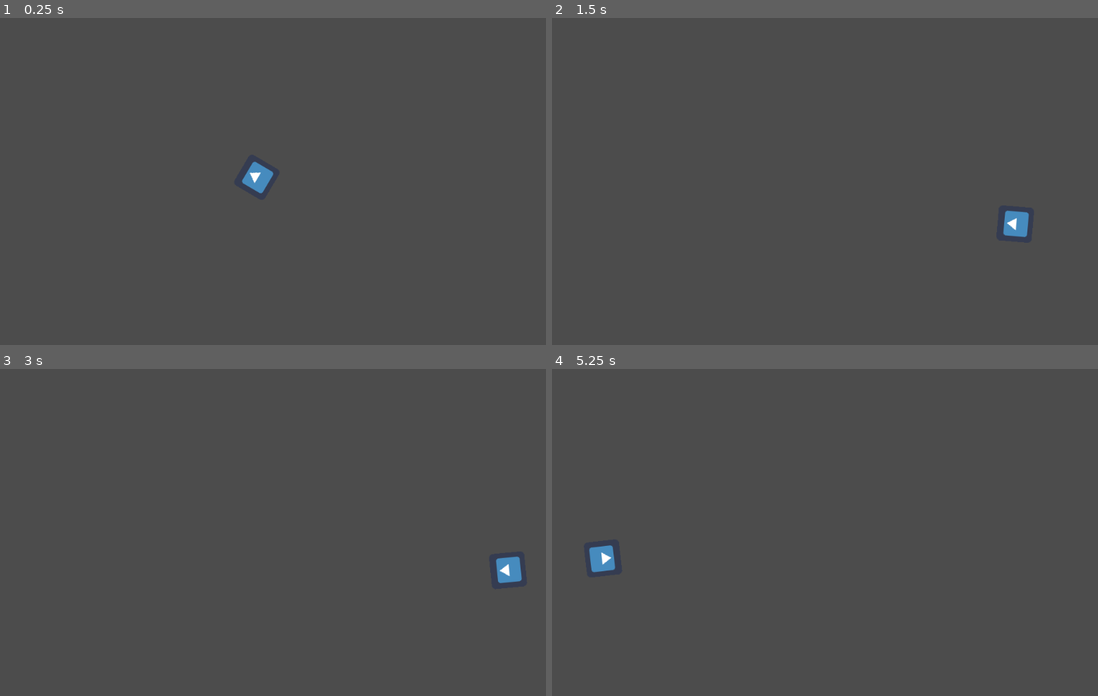
Above: before the commit, frames 1-4 (two rows, left to right).
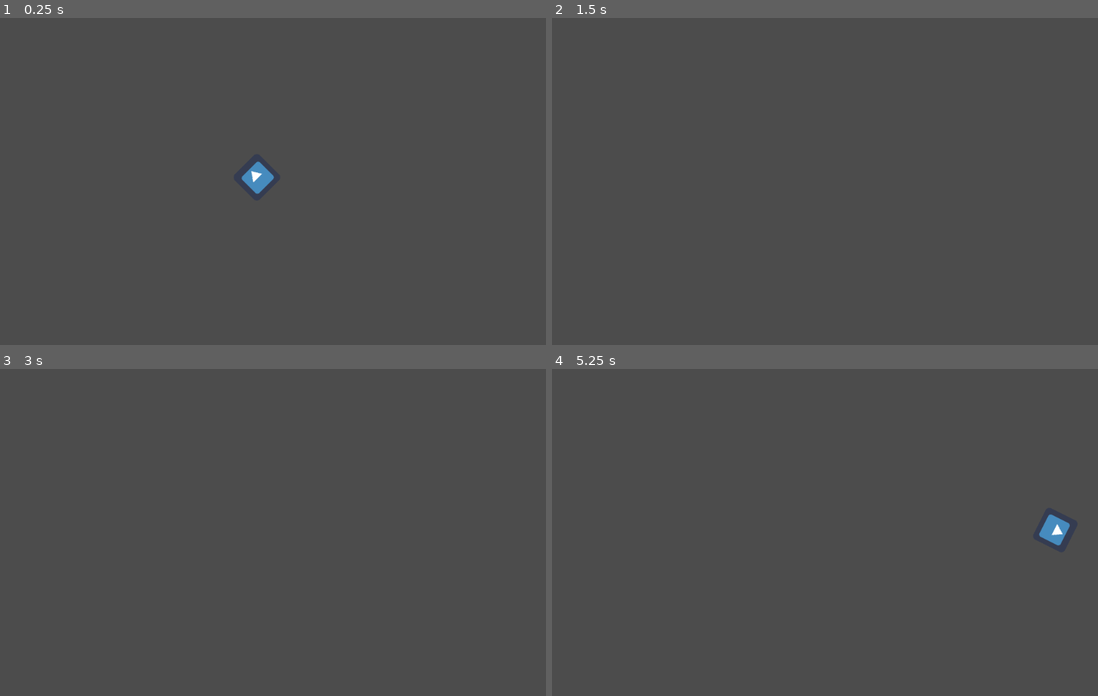
Above: after the commit, the same moments.

Repository: LadyVolk/The-Modern-Triad
Game: Godot game, scene res://Level.tscn
Two runs of this game, one before a commit and one after it. Both use one fixed random seed, a clock stepped at 60 frames per second and the inputs below. The engine's default icon, where the game draws it, is replaced by a stand-in: a white triangle on a blue panel in a dark square.
Inputs (mouse positions are in pixels of both pictures, inside the frame that each line leads up to):
- Up to frame 1 (0.25 s): no input
- Up to frame 2 (1.5 s): tap Enter at 0.5 s; move the mouse to (939, 165) at 0.52 s; hold D (player_right) 0.53-1.28 s; hold Space (player_dash) 0.53-1.28 s; move the mouse to (704, 197) at 1.27 s; hold S (player_down) from 1.28 s (still down); tap Space (player_dash) at 1.35 s
- Up to frame 3 (3 s): move the mouse to (322, 457) at 2.02 s; release S (player_down) at 2.03 s; hold D (player_right) 2.03-2.78 s; hold Space (player_dash) 2.03-2.78 s; move the mouse to (234, 597) at 2.77 s; hold W (player_up) from 2.78 s (still down); tap Space (player_dash) at 2.85 s
- Up to frame 4 (5.25 s): move the mouse to (983, 581) at 3.52 s; release W (player_up) at 3.53 s; hold Space (player_dash) 3.53-4.28 s; hold A (player_left) 3.53-5.03 s; move the mouse to (644, 480) at 4.27 s; tap Space (player_dash) at 4.35 s; move the mouse to (841, 532) at 5.02 s; hold S (player_down) from 5.03 s (still down); hold Space (player_dash) from 5.03 s (still down)

The runs differ from the first frame. In frame 1, 0.1% of the frame differs, in the area x 44-51%, y 43-54%; in frame 2, 0.3%; in frame 3, 0.3%; in frame 4, 0.7%, in the area x 6-95%, y 44-63%.

Commit message:
player has kinect body and assets
worked on making movement fluid

Diff:
--- a/game/Player.gd
+++ b/game/Player.gd
@@ -1,8 +1,12 @@
-extends Node2D
+extends KinematicBody2D
 
 export var speed: int
 
 export var dash_strength = 200
+
+export var max_speed = 800
+
+var movement = Vector2()
 
 func _ready():
 	$Label.text = "life is great"
@@ -22,8 +26,14 @@
 		mov_vector.x -= 1
 
 	mov_vector = mov_vector.normalized()
-	position += mov_vector * speed * delta
 
+	if mov_vector != Vector2.ZERO:
+
+		apply_movement(mov_vector * speed * delta)
+	else:
+		apply_friction(speed * delta)
+
+	movement = move_and_slide(movement)
 
 	$TextureRect.rect_rotation = rad2deg(get_player_direction().angle())+90
 
@@ -33,12 +43,22 @@
 
 func get_player_direction():
 
-	var mouse_pos = get_local_mouse_position()
+	var mouse_pos = get_viewport().get_mouse_position()
 	var center_player = $TextureRect.rect_size/2
 
 	return  (mouse_pos - center_player).normalized()
 
 func dash():
 	var direction = get_player_direction()
+	#position += direction * dash_strength
 
-	position += direction * dash_strength
+func apply_movement(acceleration):
+	movement += acceleration
+	movement = movement.clamped(max_speed)
+
+
+func apply_friction(acceleration):
+	if movement.length() > acceleration:
+		movement -= movement.normalized() * acceleration
+	else:
+		movement = Vector2()
--- a/game/Player.tscn
+++ b/game/Player.tscn
@@ -1,11 +1,14 @@
-[gd_scene load_steps=3 format=2]
+[gd_scene load_steps=4 format=2]
 
 [ext_resource path="res://icon.png" type="Texture" id=1]
 [ext_resource path="res://Player.gd" type="Script" id=2]
 
-[node name="Player" type="Node2D"]
+[sub_resource type="RectangleShape2D" id=1]
+extents = Vector2( 28.2376, 28.0439 )
+
+[node name="Player" type="KinematicBody2D"]
 script = ExtResource( 2 )
-speed = 500
+speed = 3000
 
 [node name="TextureRect" type="TextureRect" parent="."]
 margin_left = 1.0
@@ -28,3 +31,7 @@
 __meta__ = {
 "_edit_use_anchors_": false
 }
+
+[node name="Collision" type="CollisionShape2D" parent="."]
+position = Vector2( 33.2868, 31.8268 )
+shape = SubResource( 1 )
Not shown, added: assets/images/player/player_botton.png
Not shown, added: assets/images/player/player_left.png
Not shown, added: assets/images/player/player_right.png
Not shown, added: assets/images/player/player_top.png
